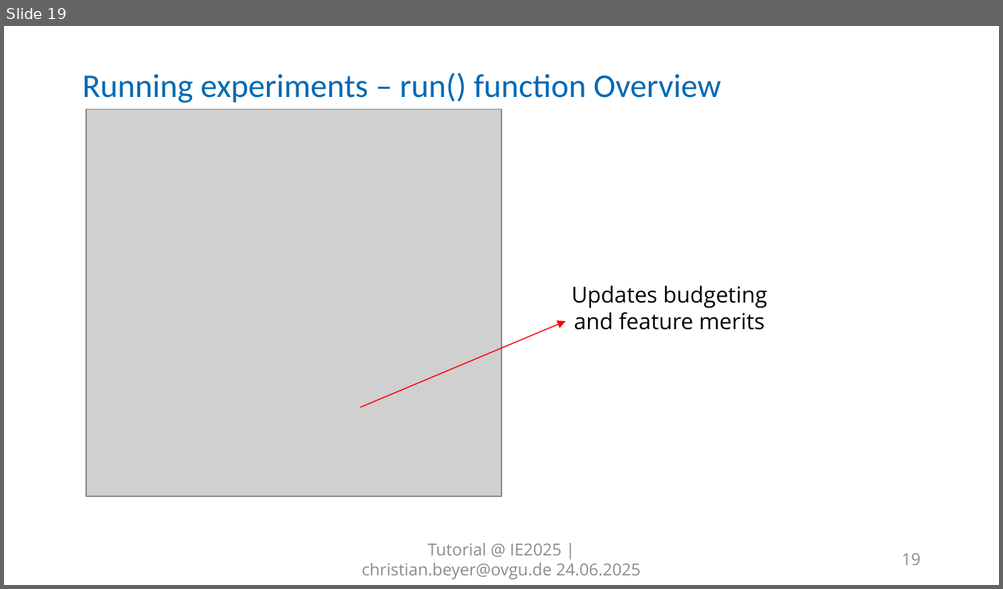
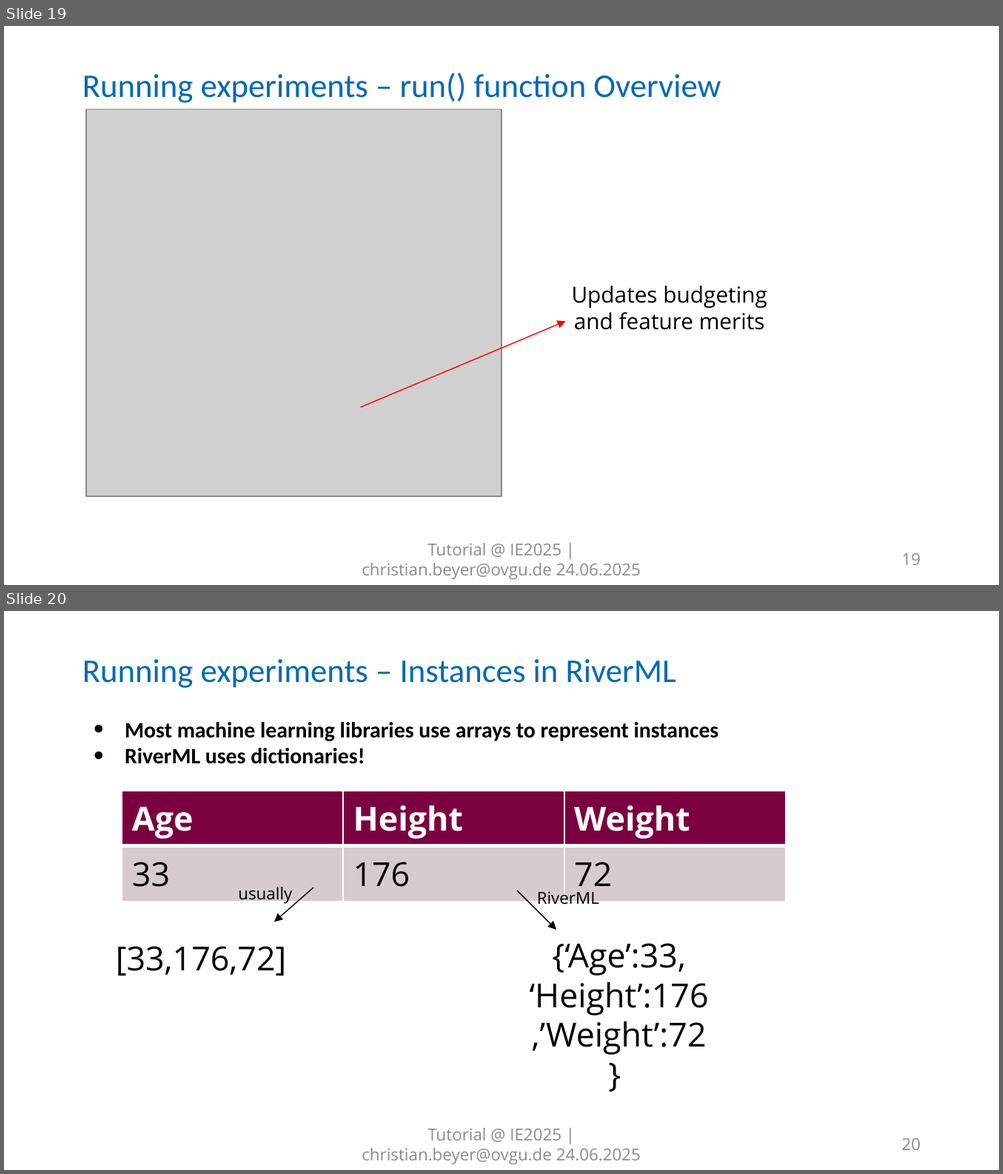
Before and after one commit to cbeyer-code/AFA_Workshop_IE2025, a slide deck: Framework 101.pptx. Shown one above the other, each under a label of ours: slide 19 before the commit, slides 19 and 20 after it. The pictures are 1003x589 and 1003x1174 pixels, drawn with LibreOffice and Linux fonts; fonts in the diff are those of the drawing; grey boxes stand for pictures; background and template pictures are left out. Boxes give left, top, right and bottom in pixels: in the first picture for what was removed or moved away, otherwise in the second. Text is boxed around its words. In the diff, an @@ line names an element or a change of style, - is before the commit and + after.

Commit message:
updated

```diff
--- a/Framework 101.pptx
+++ b/Framework 101.pptx
@@ slide 20 added at bbox=[4, 611, 999, 1170], background #FFFFFF; not listed: 8 template elements that a slide beside it also shows @@
@@ title added at bbox=[82, 659, 676, 688], 24 pt, text #0069B4 @@
+Running experiments – Instances in RiverML
@@ text added at bbox=[125, 722, 719, 764], 16 pt, text #000000, bold @@
+• Most machine learning libraries use arrays to represent instances
+• RiverML uses dictionaries!
@@ table added at bbox=[122, 791, 785, 898], 2 rows, 3 columns @@
+Age | Height | Weight
+33 | 176 | 72
@@ text added at bbox=[238, 887, 292, 903], 12 pt, text #000000 @@
+usually
@@ arrow added from (313, 888) to (275, 923), #000000 0.75 pt @@
@@ arrow added from (518, 891) to (556, 930), #000000 0.75 pt @@
@@ text added at bbox=[537, 889, 599, 908], 12 pt, text #000000 @@
+RiverML
@@ text added at bbox=[529, 943, 708, 1055], 24 pt, text #000000 @@
+{‘Age’:33, ‘Height’:176,’Weight’:72}
@@ text added at bbox=[116, 946, 287, 976], 24 pt, text #000000 @@
+[33,176,72]
@@ text added at bbox=[361, 1128, 640, 1165], 12 pt, text #8C8C8C @@
+Tutorial @ IE2025 | christian.beyer@ovgu.de 24.06.2025
@@ page number added at bbox=[902, 1139, 921, 1150], 12 pt, text #8C8C8C @@
+20
```
